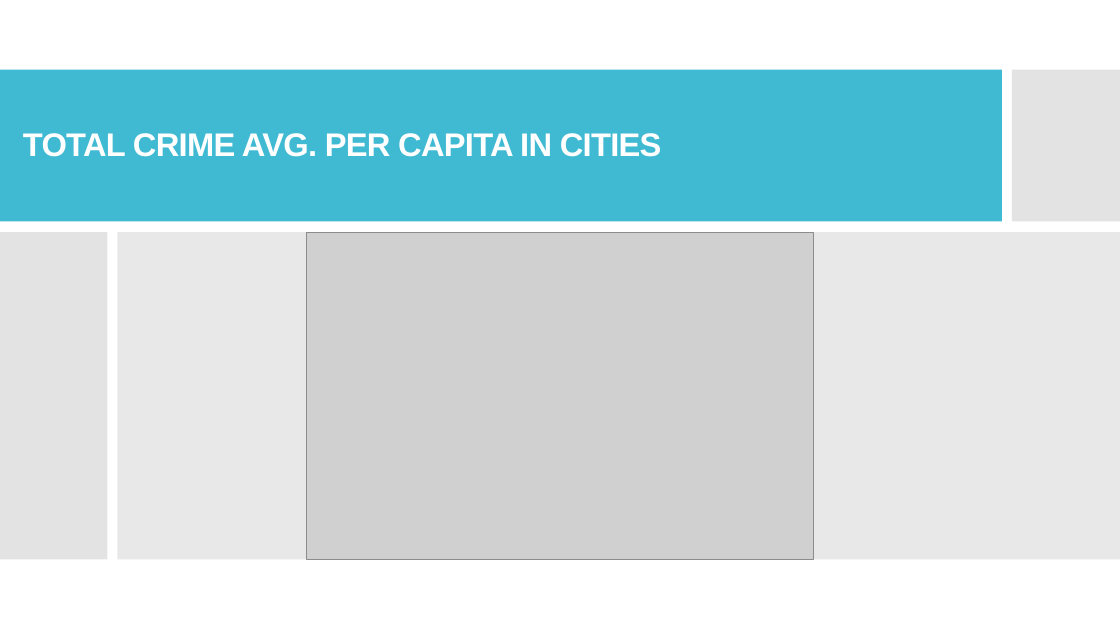
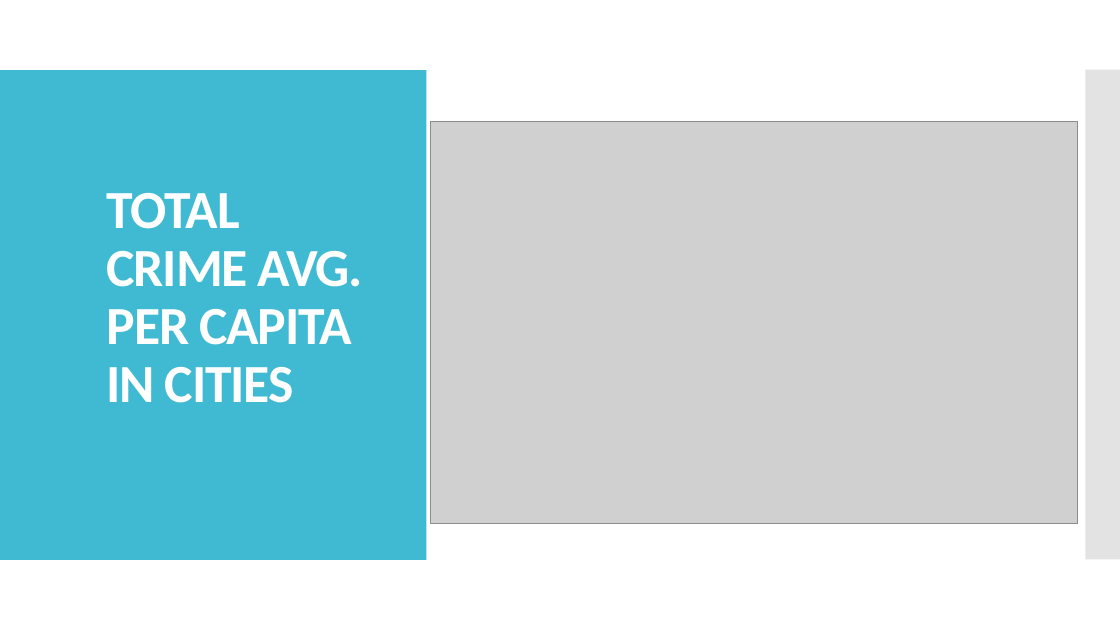
Before and after one commit to andresocorro/project_1, a slide deck: slide 8 of Presentation/final draft.pptx. Drawn at 1120x630 pixels with LibreOffice and Linux fonts; fonts in the diff are those of the drawing; grey boxes stand for pictures. Boxes give left, top, right and bottom in pixels: in the first picture for what was removed or moved away, otherwise in the second. Text is boxed around its words. In the diff, an @@ line names an element or a change of style, - is before the commit and + after.

Commit message:
Updated images in the presentation

```diff
--- a/Presentation/final draft.pptx
+++ b/Presentation/final draft.pptx
@@ rectangle resized from (x1=0, y1=70, x2=1002, y2=222) to (x1=0, y1=70, x2=840, y2=560) @@
@@ rectangle added at (x1=0, y1=70, x2=427, y2=560), fill #40BAD2 @@
@@ rectangle added at (x1=852, y1=70, x2=1120, y2=560), fill #C8C8C8 at 50% opacity @@
@@ rectangle removed at (x1=1012, y1=70, x2=1120, y2=222) @@
@@ rectangle added at (x1=1086, y1=70, x2=1120, y2=560), fill #C8C8C8 at 50% opacity @@
@@ title "TOTAL CRIME AVG. PER CAPITA ..." moved from (x1=23, y1=133, x2=662, y2=157) to (x1=107, y1=193, x2=364, y2=403) @@
@@ title "TOTAL CRIME AVG. PER CAPITA ..." at (x1=107, y1=193, x2=364, y2=403): size 28 to 46 pt, font Arial to Calibri, letter spacing -0.6 to -1 pt; vertical alignment middle to bottom @@
@@ picture added at (x1=430, y1=121, x2=1077, y2=523) @@
@@ rectangle removed at (x1=0, y1=232, x2=108, y2=560) @@
@@ rectangle removed at (x1=118, y1=232, x2=1120, y2=560) @@
@@ picture removed at (x1=307, y1=233, x2=813, y2=560) @@
```
Also in this commit, not shown: 7 other slides changed, 1 slide added.
